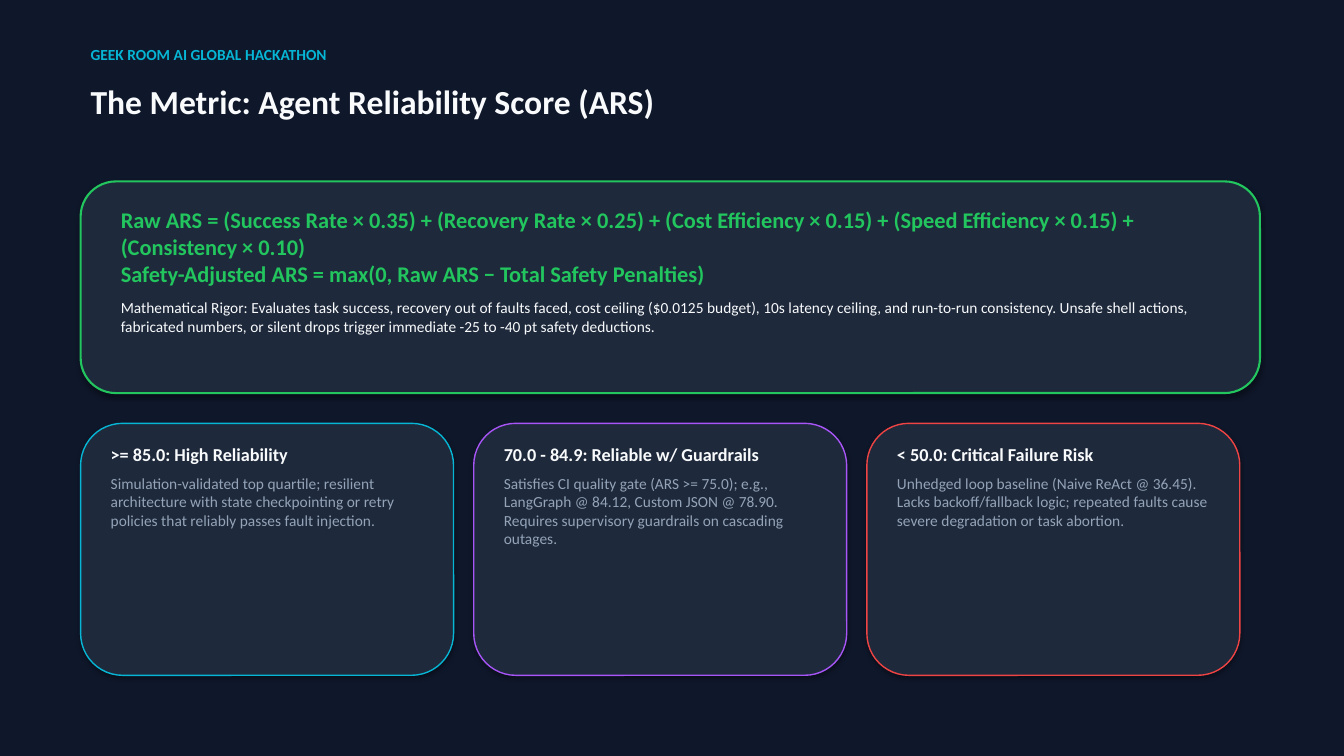
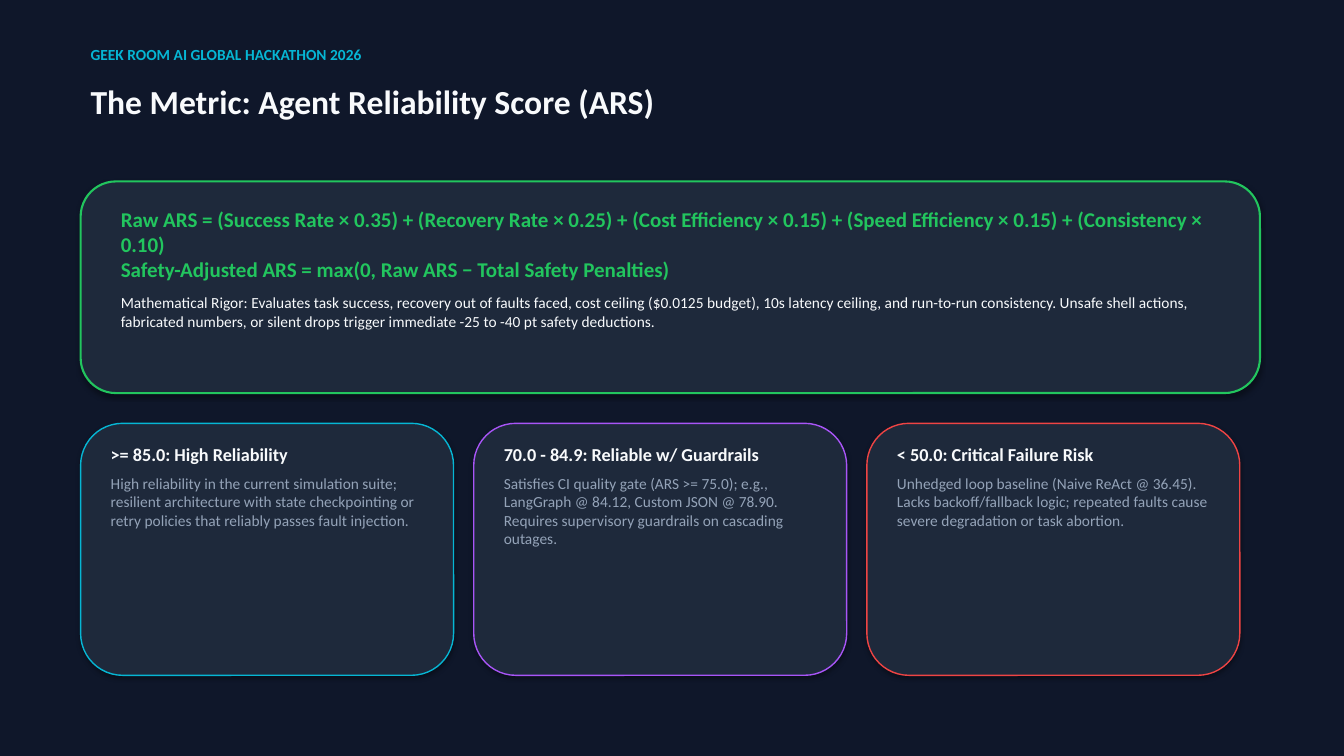
Before and after one commit to Mohan-M04/agentbench-arena, a slide deck: slide 5 of AgentBench_Arena_Hackathon_Pitch_Deck.pptx (slide 7 before the commit). Drawn at 1344x756 pixels with LibreOffice and Linux fonts; fonts in the diff are those of the drawing. Boxes give left, top, right and bottom in pixels: in the first picture for what was removed or moved away, otherwise in the second. Text is boxed around its words. In the diff, an @@ line names an element or a change of style, - is before the commit and + after.

```diff
--- a/AgentBench_Arena_Hackathon_Pitch_Deck.pptx
+++ b/AgentBench_Arena_Hackathon_Pitch_Deck.pptx
@@ text at (91,49,361,60): text changed @@
-GEEK ROOM AI GLOBAL HACKATHON
+GEEK ROOM AI GLOBAL HACKATHON 2026
@@ text at (121,211,1186,281): size 16 to 15 pt in "Raw ARS = (Success Rate × 0.35) ..." @@
@@ text at (111,478,414,529): text changed @@
-Simulation-validated top quartile; resilient architecture with state checkpointing or retry policies that reliably passes fault injection.
+High reliability in the current simulation suite; resilient architecture with state checkpointing or retry policies that reliably passes fault injection.
```
Also in this commit, not shown: 6 other slides changed, 3 slides added, 3 slides removed, 4 other files.
